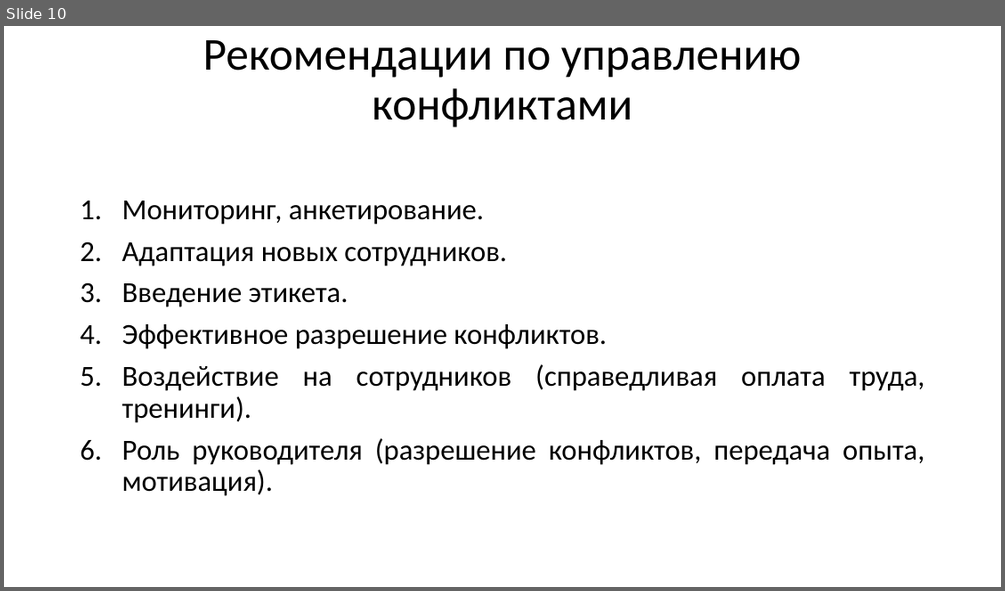
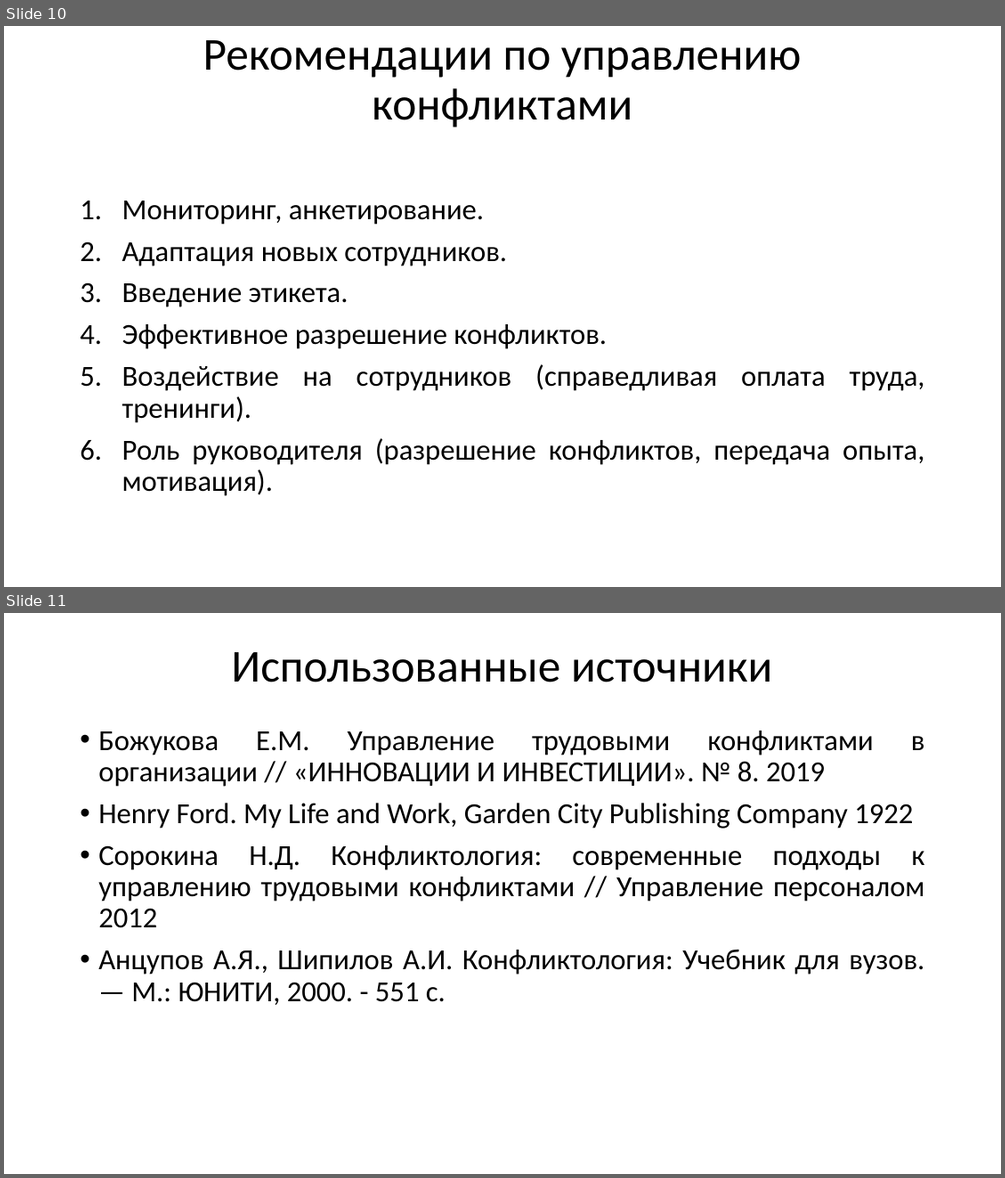
Before and after one commit to xypeXs/magistrLabs, a slide deck: TeamManagement/Report.pptx. Shown one above the other, each under a label of ours: slide 10 before the commit, slides 10 and 11 after it. The pictures are 1005x591 and 1005x1178 pixels, drawn with LibreOffice and Linux fonts; fonts in the diff are those of the drawing. Boxes give left, top, right and bottom in pixels: in the first picture for what was removed or moved away, otherwise in the second. Text is boxed around its words. In the diff, an @@ line names an element or a change of style, - is before the commit and + after.

Commit message:
Added used literature list

```diff
--- a/TeamManagement/Report.pptx
+++ b/TeamManagement/Report.pptx
@@ slide 11 added at (4, 613, 1001, 1174), background #FFFFFF @@
@@ title added at (231, 652, 772, 682), 44 pt, text #000000 @@
+Использованные источники
@@ text added at (98, 730, 925, 1005), 28 pt, text #000000 @@
+• Божукова Е.М. Управление трудовыми конфликтами в организации // «ИННОВАЦИИ И ИНВЕСТИЦИИ». № 8. 2019
+• Henry Ford. My Life and Work, Garden City Publishing Company 1922
+• Сорокина Н.Д. Конфликтология: современные подходы к управлению трудовыми конфликтами // Управление персоналом 2012
+• Анцупов А.Я., Шипилов А.И. Конфликтология: Учебник для вузов. — М.: ЮНИТИ, 2000. - 551 с.
```
